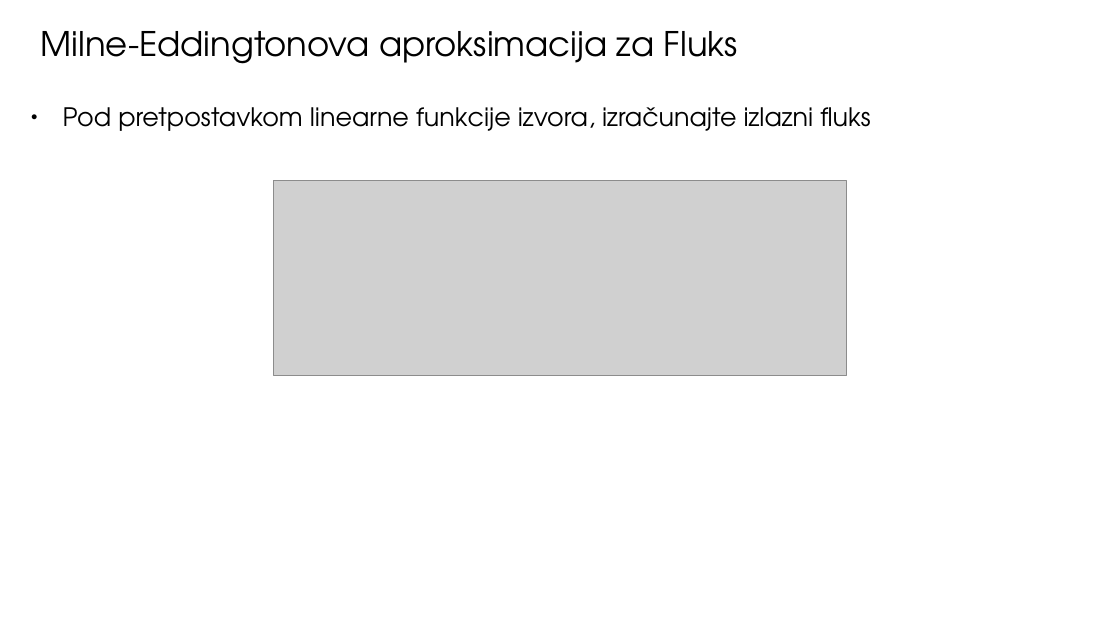
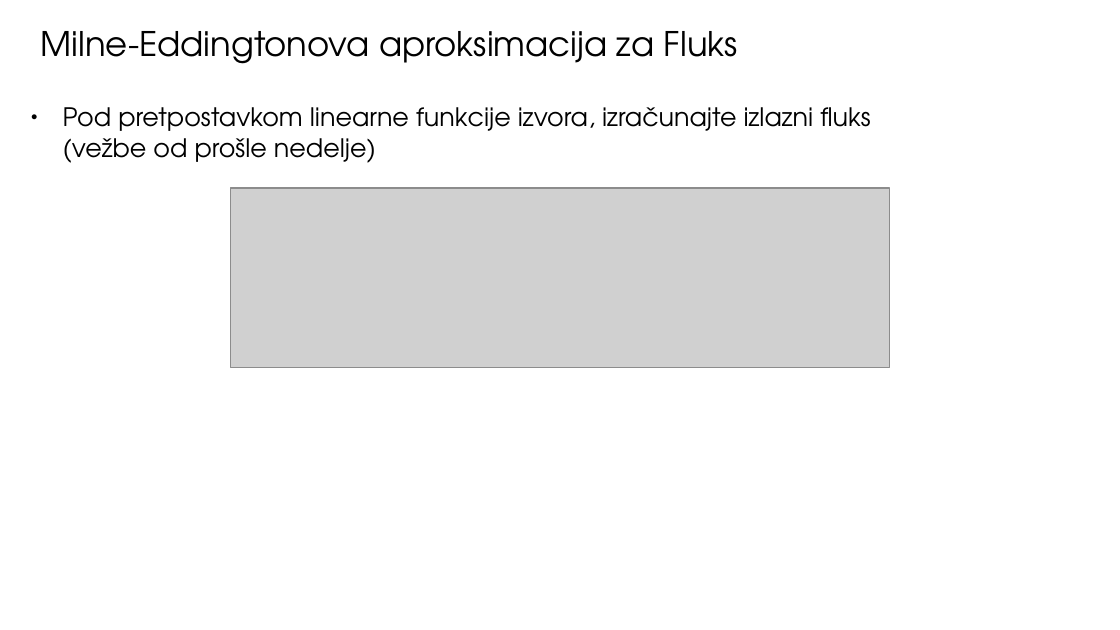
Before and after one commit to ivanzmilic/TZS_matf, a slide deck: slide 12 of Predavanja/Predavanje_05_Atmosfere_u_RZ.pptx. Drawn at 1120x630 pixels with LibreOffice and Linux fonts; fonts in the diff are those of the drawing; grey boxes stand for pictures. Boxes give left, top, right and bottom in pixels: in the first picture for what was removed or moved away, otherwise in the second. Text is boxed around its words. In the diff, an @@ line names an element or a change of style, - is before the commit and + after.

```diff
--- a/Predavanja/Predavanje_05_Atmosfere_u_RZ.pptx
+++ b/Predavanja/Predavanje_05_Atmosfere_u_RZ.pptx
@@ text at box(63, 107, 870, 163): text changed @@
-● Pod pretpostavkom linearne funkcije izvora, izračunajte izlazni fluks
+● Pod pretpostavkom linearne funkcije izvora, izračunajte izlazni fluks
+  (vežbe od prošle nedelje)
@@ picture: place and size @@
-picture at box(273, 181, 847, 376)
+picture at box(231, 188, 889, 367)
```
Also in this commit, not shown: 23 other slides changed, 2 slides added, 1 slide removed, 5 other files.
